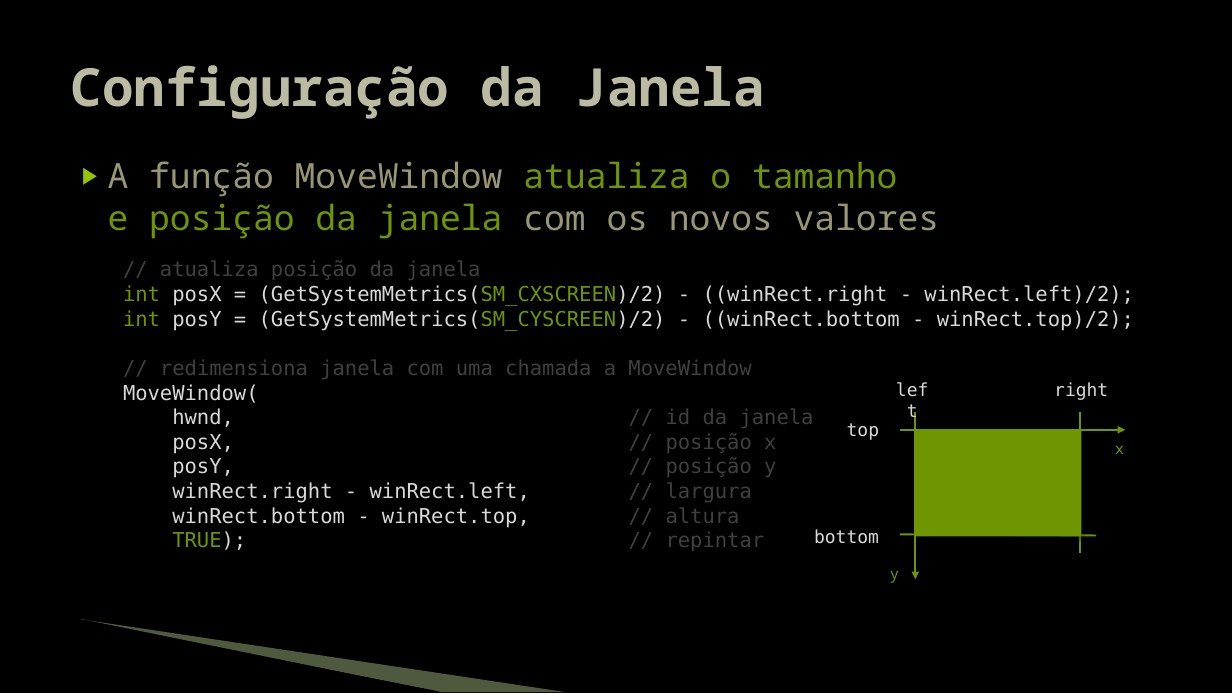
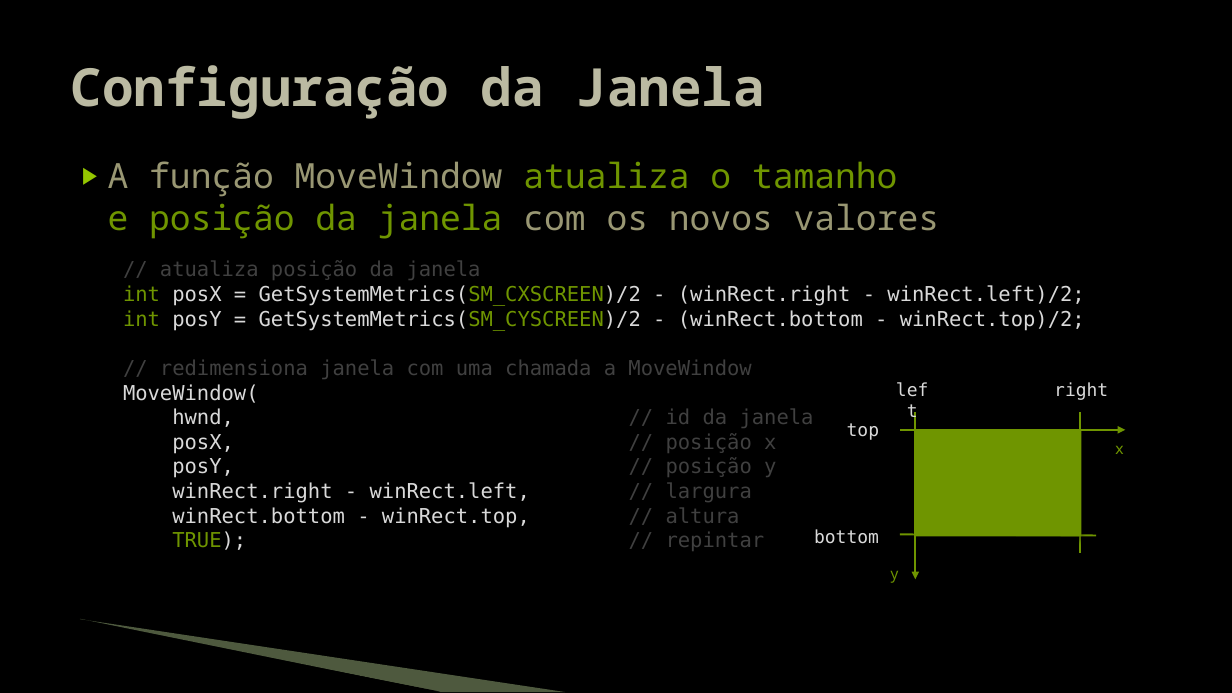
Before and after one commit to JudsonSS/Jogos, a slide deck: slide 14 of Slides/02. Configuração da Janela.pptx. Drawn at 1232x693 pixels with LibreOffice and Linux fonts; fonts in the diff are those of the drawing; background and template pictures are left out. Boxes give left, top, right and bottom in pixels: in the first picture for what was removed or moved away, otherwise in the second. Text is boxed around its words. In the diff, an @@ line names an element or a change of style, - is before the commit and + after.

```diff
--- a/Slides/02. Configuração da Janela.pptx
+++ b/Slides/02. Configuração da Janela.pptx
@@ text at bbox=[123, 285, 1085, 331]: text changed @@
-int posX = (GetSystemMetrics(SM_CXSCREEN)/2) - ((winRect.right - winRect.left)/2);
-int posY = (GetSystemMetrics(SM_CYSCREEN)/2) - ((winRect.bottom - winRect.top)/2);
+int posX = GetSystemMetrics(SM_CXSCREEN)/2 - (winRect.right - winRect.left)/2;
+int posY = GetSystemMetrics(SM_CYSCREEN)/2 - (winRect.bottom - winRect.top)/2;
```
Also in this commit, not shown: 2 other slides changed, 2 other files.
